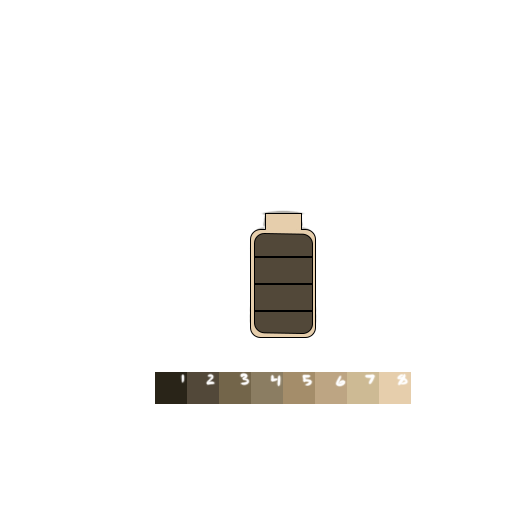
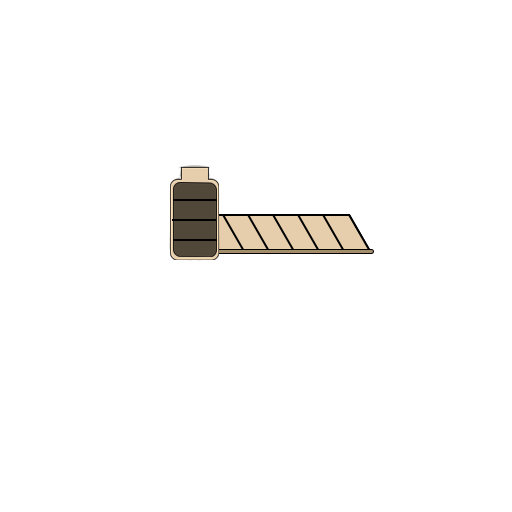
Comparing the layer stacks of the two 512 × 512 images. Changes:
added group "Battery" with 6 layers above "Battery Bar" over <box>169,165,220,261</box>
moved "Line 2 copy" into group "Battery", painted on it over <box>173,199,313,258</box>
moved "Line 2" into group "Battery", painted on it over <box>172,219,312,285</box>
moved "Line 2 copy 2" into group "Battery", painted on it over <box>173,239,313,312</box>
moved "Rectangle 2" into group "Battery", painted on it over <box>173,182,313,334</box>
moved "Rectangle 1" into group "Battery", painted on it over <box>170,167,316,338</box>
moved "Layer 6" into group "Battery", painted on it over <box>169,165,317,338</box>
showed group "Battery Bar" (11 layers) over <box>170,207,374,259</box>
hid "Color Palette" over <box>155,372,411,404</box>
